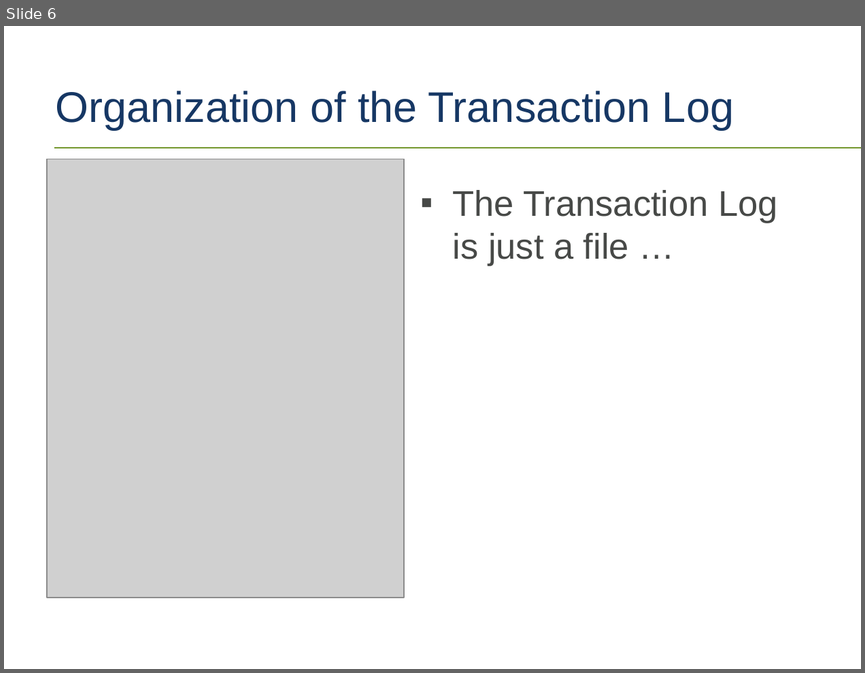
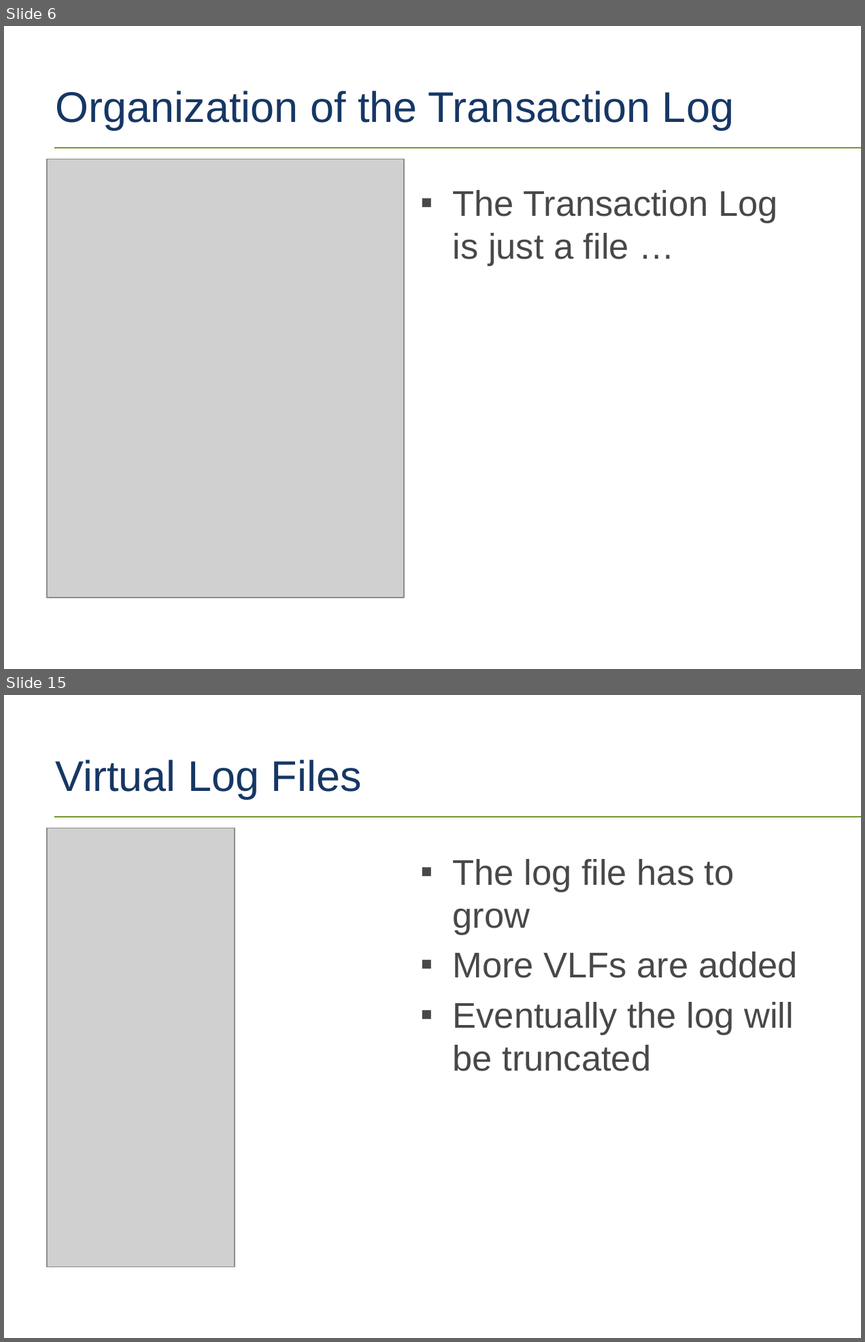
Before and after one commit to tf3604/LogFilePresentation, a slide deck: TransactionLog.pptx. Shown one above the other, each under a label of ours: slide 6 before the commit, slides 6 and 15 after it; the slides between them are not shown. The pictures are 865x673 and 865x1342 pixels, drawn with LibreOffice and Linux fonts; fonts in the diff are those of the drawing; grey boxes stand for pictures; background and template pictures are left out. Boxes give left, top, right and bottom in pixels: in the first picture for what was removed or moved away, otherwise in the second. Text is boxed around its words. In the diff, an @@ line names an element or a change of style, - is before the commit and + after.

Commit message:
More on log file organization and VLFs.

```diff
--- a/TransactionLog.pptx
+++ b/TransactionLog.pptx
@@ slide 15 added at [4, 695, 861, 1338], background #FFFFFF; not listed: 1 template element that a slide beside it also shows @@
@@ title added at [56, 760, 362, 799], 36 pt, text #163764 @@
+Virtual Log Files
@@ picture added at [47, 828, 235, 1266] @@
@@ text added at [453, 859, 798, 1071], 30 pt, text #474947 @@
+▪ The log file has to grow
+▪ More VLFs are added
+▪ Eventually the log will be truncated
```
Also in this commit, not shown: 6 other slides added, 1 other file.
